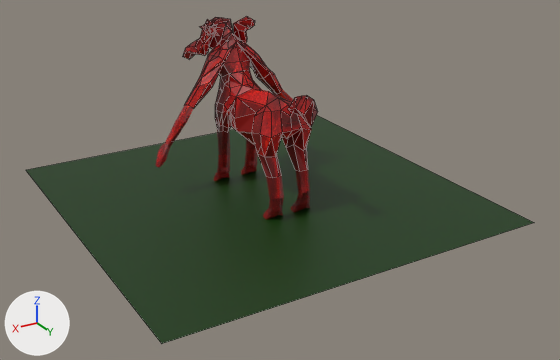
Before and after pictures for a commit that changed the Blender file models/creatures/KourWorkingFile.blend.
One viewpoint serves both versions: a 50 mm lens placed at (18.56, 32.91, 17.03), pointed at (-0.21, 1.63, 1.38). The axes (+X, +Y, +Z) are drawn at lower left. The lights are the same throughout. Mesh edges are drawn as thin lines on the coarser meshes.

The first picture shows 'Barrel', 'Horns', 'Plane', 'ShoulderL', 'Tail', 'ThighL', 'ThighR', 'Torso', 'UpperArmL', 'UpperArmR'.
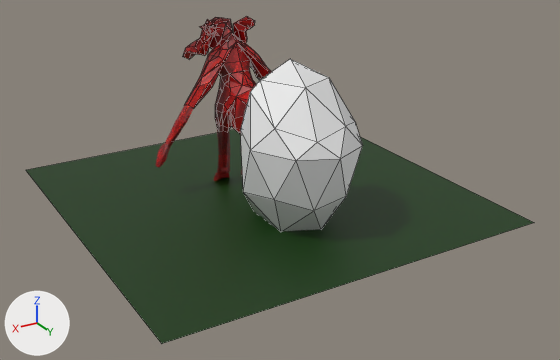
Where the change shows, as pixel boxes [x1, y1, x2, y2] in the pictures (560 x 360 px):
```json
{"object": "BackTrigger", "change": "added", "after": [240, 59, 363, 231]}
{"object": "Barrel", "change": "unchanged, covered by the edit", "before": [230, 71, 302, 144], "after": [230, 71, 255, 134]}
{"object": "ThighL", "change": "unchanged, covered by the edit", "before": [252, 105, 283, 178]}
{"object": "ThighR", "change": "unchanged, covered by the edit", "before": [282, 115, 311, 171]}
```

Edits to the scene script, one JSON object a line:
```json
{"op": "add", "block": "me_icosphere_013", "code": ["me_icosphere_013 = bpy.data.meshes.new('Icosphere.013')", "me_icosphere_013.from_pydata(...)  # 30 vertices, 54 faces; spans x -2.9..2.9, y -1.52..3.05, z -2.74..2.12"]}
{"op": "add", "block": "ob_backtrigger", "code": ["ob_backtrigger = bpy.data.objects.new('BackTrigger', me_icosphere_013)", "ob_backtrigger.location = (-0.01, 2.88, 4.47)", "ob_backtrigger.scale = (1.0, 1.4, 1.66)"]}
```
